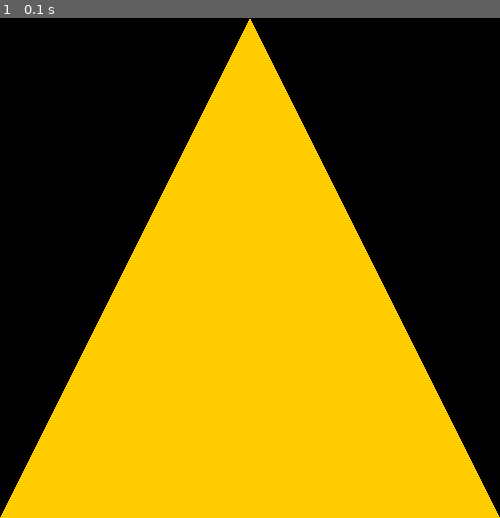
Above: before the commit, frame 1.
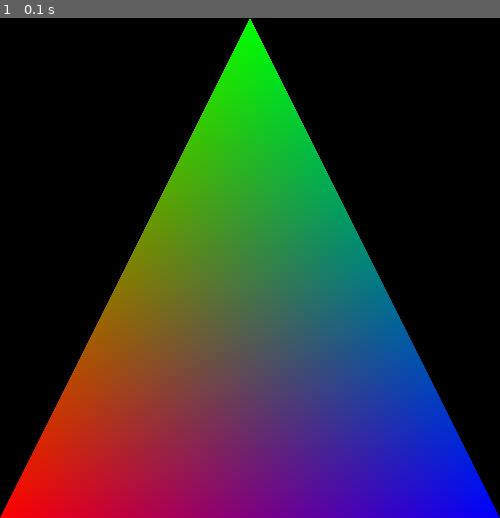
Above: after the commit, the same moment.

Repository: dprevedello/OpenGL-2022
Game: pygame game, started from main.py
Same seed, same stepped clock (60 frames per second), same inputs: the game is played once before the commit and once after it.
Inputs:
- Up to frame 1 (0.1 s): no input

The runs differ from the first frame. In frame 1, 50% of the frame differs, in the area x 0-100%, y 0-100%.

Commit message:
Interpolazione lineare
Inviamo l'informazione colore per ciascun vertice. La pipeline utilizzerà l'informazione per colorare la superficie interpolandone i valori.

Diff:
--- a/main.py
+++ b/main.py
@@ -10,9 +10,11 @@
     glClear(GL_COLOR_BUFFER_BIT)
 
     glBegin(GL_TRIANGLES)
-    glColor3f(1, 0.8, 0)
+    glColor3f(1, 0, 0)
     glVertex3f(-1, -1, 0)
+    glColor3f(0, 1, 0)
     glVertex3f(0, 1, 0)
+    glColor3f(0, 0, 1)
     glVertex3f(1, -1, 0)
     glEnd()
 
